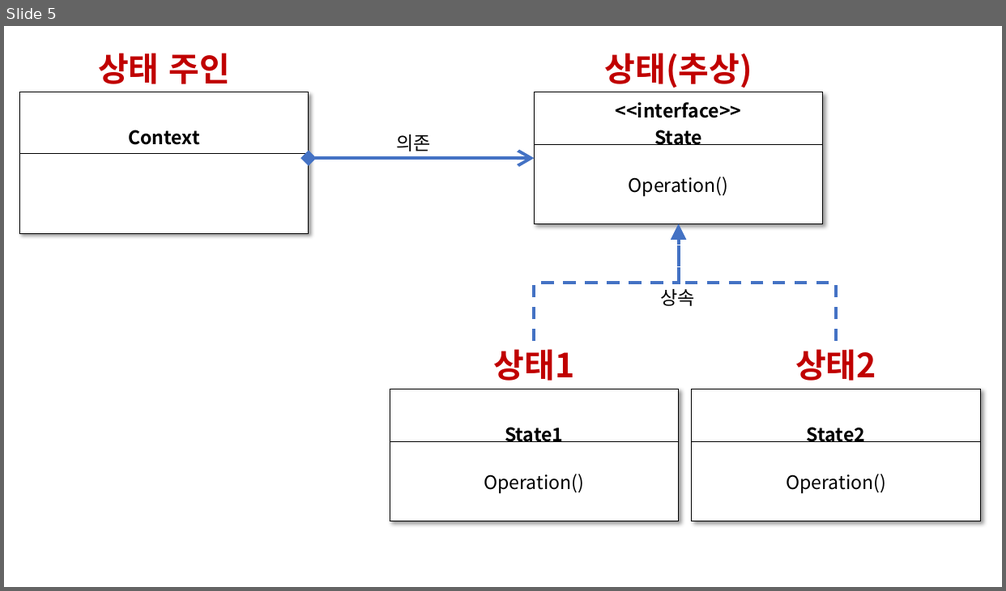
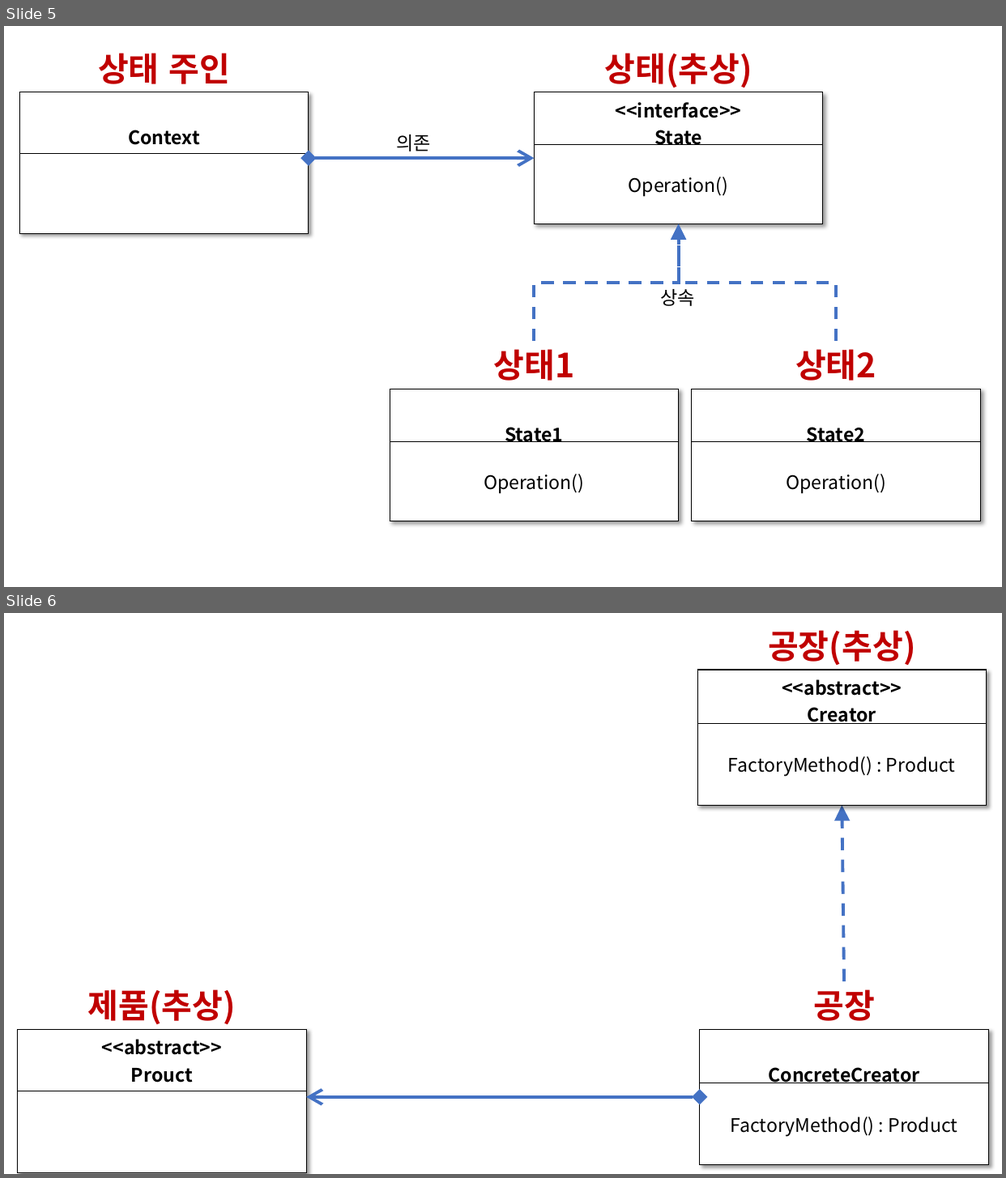
Before and after one commit to dhtpdud/DesignPatternStudy, a slide deck: Images/이미지 그리기용 ppt.pptx. Shown one above the other, each under a label of ours: slide 5 before the commit, slides 5 and 6 after it. The pictures are 1006x591 and 1006x1178 pixels, drawn with LibreOffice and Linux fonts; fonts in the diff are those of the drawing. Boxes give left, top, right and bottom in pixels: in the first picture for what was removed or moved away, otherwise in the second. Text is boxed around its words. In the diff, an @@ line names an element or a change of style, - is before the commit and + after.

```diff
--- a/Images/이미지 그리기용 ppt.pptx
+++ b/Images/이미지 그리기용 ppt.pptx
@@ slide 6 added at [4, 613, 1002, 1174], background #FFFFFF @@
@@ text added at [768, 630, 915, 665], 32 pt, text #C00000, bold @@
+공장(추상)
@@ table added at [698, 670, 987, 806], 2 rows, 1 columns @@
+<<abstract>> / Creator
+FactoryMethod() : Product
@@ arrow added from (844, 982) to (842, 806), #4472C4 3 pt dashed @@
@@ text added at [88, 990, 236, 1024], 32 pt, text #C00000, bold @@
+제품(추상)
@@ text added at [813, 990, 875, 1021], 32 pt, text #C00000, bold @@
+공장
@@ table added at [18, 1029, 306, 1165], 2 rows, 1 columns @@
+<<abstract>> / Prouct
+
@@ table added at [700, 1029, 988, 1165], 2 rows, 1 columns @@
+ConcreteCreator
+FactoryMethod() : Product
@@ double arrow added from (700, 1097) to (306, 1097), #4472C4 3 pt @@
```
Also in this commit, not shown: 5 other files.
